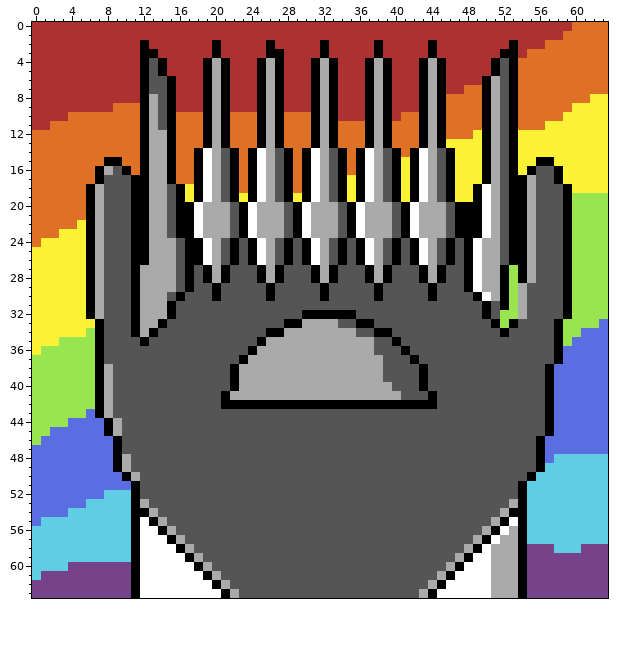
File history of a pixel-art sprite, icon.png. The first picture shows the starting point.
The file is 64x64 pixels.
After the commit:
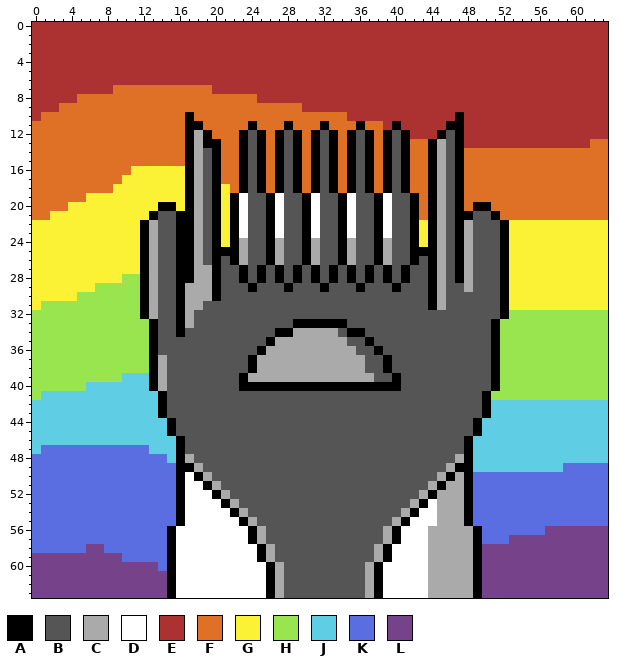
Palette (. is transparent): A #000000  B #555555  C #aaaaaa  D #ffffff  E #ac3232  F #df7126  G #fbf236  H #99e550  J #5fcde4  K #5b6ee1  L #76428a
What changed:
Changed rows in their new state; - is an unchanged pixel.
first column x 0:
 0 ------------------------------------------------------------EEEE
 1 -----------------------------------------------------------EEEEE
 2 ------------E-------E-----E-----E-----E-----E--------E---EEEEEEE
 3 ------------EE------E-----EE----E-----E-----E-------EE-EEEEEEEEE
 4 ------------EEE----EEE---EEE---EEE---EEE---EEE-----EEEEEEEEEEEEE
 5 ------------EEE----EEE---EEE---EEE---EEE---EEE-----EEEEEEEEEEEEE
 6 ------------EEEE---EEE---EEE---EEE---EEE---EEE----EEEEEEEEEEEEEE
 7 ---------FFFFFFFFFFFEE---EEE---EEE---EEE---EEE--EEEEEEEEEEEEEEEE
 8 -----FFFFFFFFFFFFFFFFFFFFEEE---EEE---EEE---EEEEEEEEEEEEEEEEEEEEE
 9 ---FFFFFF---FFFFFFFFFFFFFFFFFF-EEE---EEE---EEEEEEEEEEEEEEEEEEEEE
10 -FFF--------FFFF-A-FFF---FFF---FFFF--EEE-EEEEEEAEEEEEEEEEEEEEEEE
11 FF----------FFFF-AAFFF--AFFFA--FAF--AFFEAEEEEEAAEEEEEEEEEEEEEEEE
12 ------------FFFF-AC-FF-AB-F-BA--B--AB-F-BAEEE-BAEEEEEEEEEEEEEEEE
13 ------------FFFF-AC-AF-AB-F-BA--B--AB-F-BA-FACBAEEEEEEEEEEEEEEFF
14 ------------FFFF-ACBAFFABAFABAFABAFABAFABAFFACBAFFFFFFFFFFFFFFFF
15 --------FF--FFFF-ACBAFFABAFABAFABAFABAFABAFFACBAFFFFFFFFFFFFFFFF
16 -------FFFFGGGGGGACBAFFABAFABAFABAFABAFABAFFACBAFFFFFFFFFFFFFFFF
17 -------FFFGGGGGGGACBAFFABAFABAFABAFABAFABAFFACBAFFFFFFFFFFFFFFFF
18 ------FFFGGGGGGGGACBAGFABAFABAFABAFABAFABAFFACBAFFFFFFFFFFFFFFFF
19 ------GGGGGGGGGGGACBAG-DBBADBB--B--DBBADBB-FACBAFFFFFFFFFFFFFFFF
20 ----GGGGGGGGGGAAG-CBAGADBBAD-BADBBADBBAD-BAFA---F-AFFFFFFFFFFFFF
21 --GGGGGGGGGGGAB---CBAGADBBAD-BADBBADBBAD-BAFA----BBAFFFFFFFFFFFF
22 GGGGG-GGGGGG--B---CBAGADBBAD-BADBBADBBAD-BAGA---CBBBAGGGGGGGGGGG
23 GGG---GGGGGG--B---CBAGADBBAD-BADBBADBBAD-BAGA---CBBBAGGGGGGGGGGG
24 G-----GGGGGG--BBA-CBAG-CBBACB--CB--CBBACB--GACBACBBBAGGGGGGGGGGG
25 ------GGGGGG--BBA-CBAA-CBBACB--CB--CBBACB--AACBACBBBAGGGGGGGGGGG
26 ------GGGGGG--BBA-CBA--CBBACB--CB--CBBACB--BACBACBBBAGGGGGGGGGGG
27 ------GGGGGGA-BBA-CCAB-A--B--A--B--A--B--A-BAC-ACBBB-GGGGGGGGGGG
28 ------GGGGHHA-BBA-CCAB-A--B--A--B--A--B--A-BAC-ACBBB-GGGGGGGGGGG
29 ------GHHHHHA-BBACCC----A-B-A-------A-B-A----C--CBBB-GGGGGGGGGGG
30 -----HHHHHHHA-B--CCC------B-----B-----B------C---BBB-GGGGGGGGGGG
31 -HHHHHHHHHHHA-BBACC-------------------------AC----B--GGGGGGGGGGG
32 HHHHHHHHHHHHA-BBAC------------BBBBBB--------------B-A-HHHHHH----
33 HHHHHHHHHHHHHAB-AC----------B-AAAAA-BB---------------HHHHHH----H
34 HHHHHH-HHHHHH---A---------B-A-----BAA-BB-----------AHHHHHHH--HHH
35 HHH----HHHHHHA-----------BA--------BBA--B----------AHHHHHHH-HHHH
36 H------HHHHHHA----------BA----------BBA--B---------AHHHHHHHHHHHH
37 -------HHHHHHAC--------BA------------BBA--B--------AHHHHHHHHHHHH
38 -------HHHHHHAC-------BBA------------BBA---B-------AHHHHHHHHHHHH
39 -------HHHJJJAC-------BA--------------B-A--B-------AHHHHHHHHHHHH
40 ------JJJJJJJAC-------BAAAAAAAAAAAAAAAAAA--B-------AHHHHHHHHHHHH
41 -JJJJJJJJJJJJJA------BBBBBBBBBBBBBBBBBBBB---B-----AHHHHHHHHHHHHH
42 JJJJJJJJJJJJJJA------BBBBBBBBBBBBBBBBBBBBBBBB-----AJJJJJJJJJJJJJ
43 JJJJJJJJJJJJJJA-----------------------------------AJJJJJJJJJJJJJ
44 JJJJJJJJJJJJJJJA---------------------------------AJJJJJJJJJJJJJJ
45 JJJJJJJJJJJJJJJA---------------------------------AJJJJJJJJJJJJJJ
46 JJJJJJJJJJJJJJJJA-------------------------------AJJJJJJJJJJJJJJJ
47 J--------KKKKJJJA-------------------------------AJJJJJJJJJJJJJJJ
48 ---------KKKKKKJAC-----------------------------CAJJJJJJJJJ------
49 ---------KKKKKKKAAC---------------------------CAAJJJJJJJJ--KKKKK
50 ----------KKKKKKADAC-------------------------CACAKKKKKKKKKKKKKKK
51 -----------KKKKKADDAC-----------------------CACCAKKKKKKKKKKKKKKK
52 --------KKKKKKKKADDDAC---------------------CACCCAKKKKKKKKKKKKKKK
53 ------KKKKKKKKKKADDDDAC-------------------CADCCCAKKKKKKKKKKKKKKK
54 ----KKKKKKKKKKKKADDDDDAC-----------------CADDCCCAKKKKKKKKKKKKKKK
55 -KKKKKKKKKKKKKKKADDDDDDAC---------------CADDDCCCAKKKKKKKKKKKKKKK
56 KKKKKKKKKKKKKKKADDDDDDDDAC-------------CADDDCCCCCAKKKKKKKLLLLLLL
57 KKKKKKKKKKKKKKK-DDDDDDDDAC-------------CADDDCCCCCAKKKLLLLLLLLLLL
58 KKKKKKLLKKKKKKKADDDDDDDDDAC-----------CADDDDCCCC--LLLLL---LLL---
59 LLLLLLLLLLKKKKKA-DDDDDDDDAC-----------CADDDDCCC-CALLLLL---------
60 LLLL-------LLLKA--DDDDDDDDAC---------CADDDDDCC-CCALLLLL---------
61 L----------LLLLA---DDDDDDDAC---------CADDDDDC-CCCALLLLL---------
62 -----------LLLLA----DDDDDDAC---------CADDDDD-CCCCALLLLL---------
63 -----------LLLLA-----DDDDDAC---------CADDDDDCCCCCALLLLL---------
Where, in picture pixels (left, top, right, bottom), the same in both pictures:
changed: (32, 22, 608, 598)
